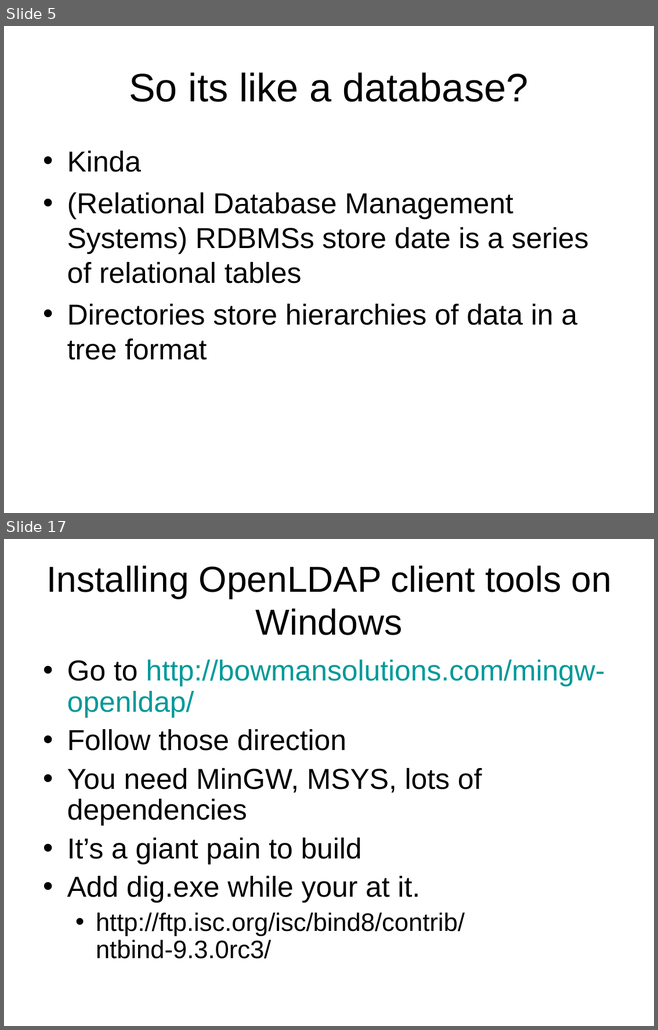
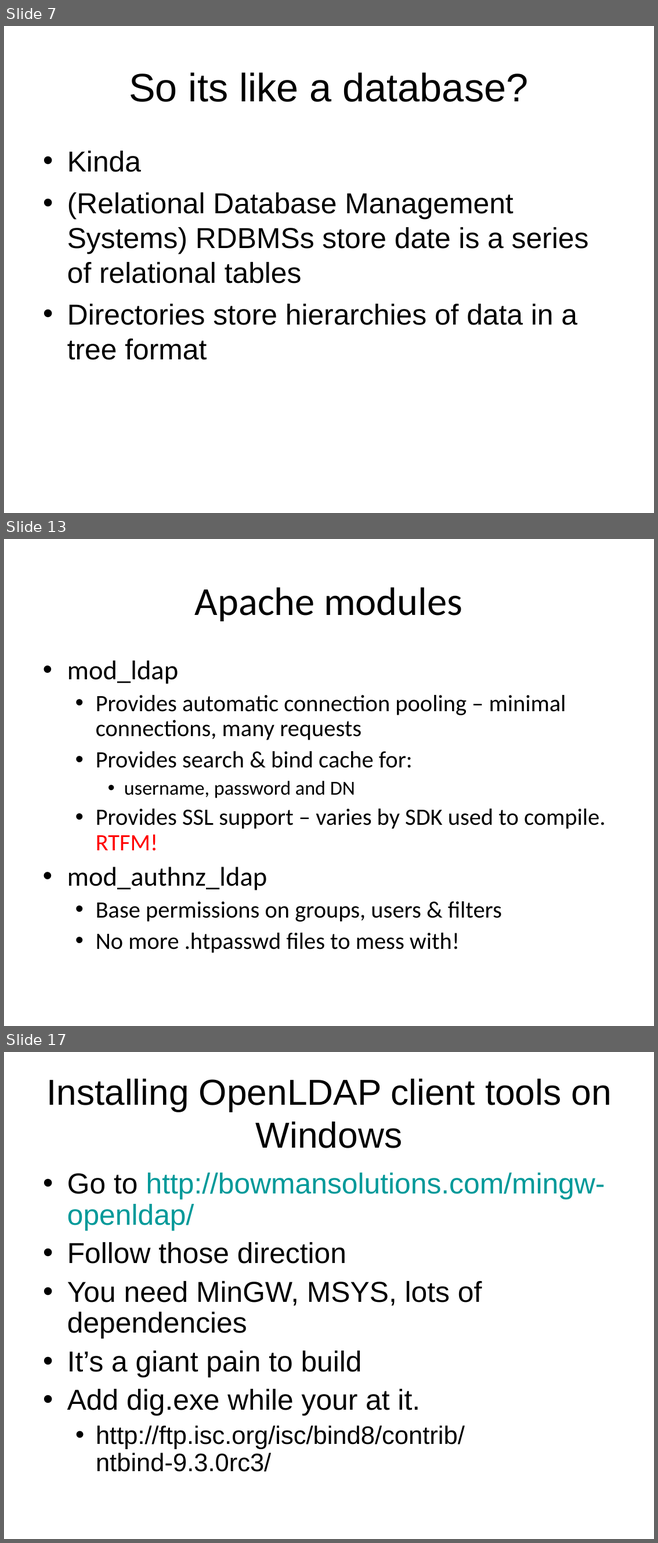
Before and after one commit to LIPHP/LDAP-Talk, a slide deck: Docs/LIPHP-Using LDAP with PHP.ppt. Shown one above the other, each under a label of ours: slides 5 and 17 before the commit, slides 7, 13 and 17 after it; the slides between them are not shown. The pictures are 658x1030 and 658x1543 pixels, drawn with LibreOffice and Linux fonts; fonts in the diff are those of the drawing. Boxes give left, top, right and bottom in pixels: in the first picture for what was removed or moved away, otherwise in the second. Text is boxed around its words. In the diff, an @@ line names an element or a change of style, - is before the commit and + after.

```diff
--- a/Docs/LIPHP-Using LDAP with PHP.ppt
+++ b/Docs/LIPHP-Using LDAP with PHP.ppt
@@ slide 13 added at (4,539,654,1026), background #FFFFFF @@
@@ text added at (195,587,462,621), 44 pt, text #000000 @@
+Apache modules
@@ text added at (67,660,605,953), 26 pt, text #000000 @@
+• mod_ldap
+  • Provides automatic connection pooling – minimal connections, many requests
+  • Provides search & bind cache for:
+    • username, password and DN
+  • Provides SSL support – varies by SDK used to compile. RTFM!
+• mod_authnz_ldap
+  • Base permissions on groups, users & filters
+  • No more .htpasswd files to mess with!
@@ what was slide 5 is now slide 7 @@
```
Also in this commit, not shown: 7 slides changed, 29 other slides added, 9 slides removed.
